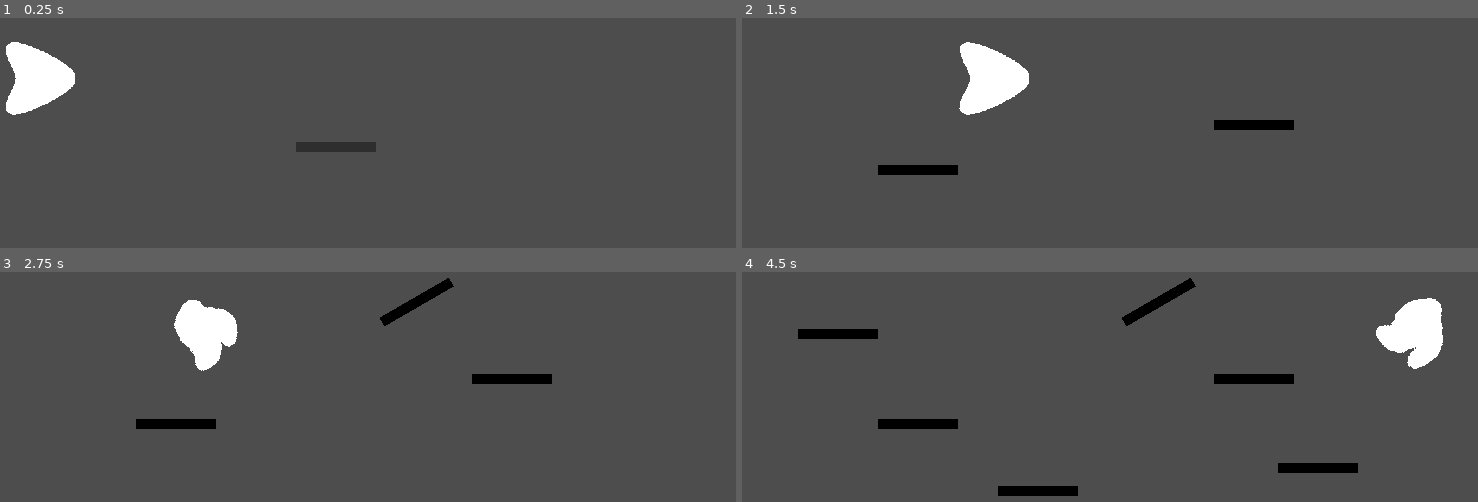
Above: before the commit, frames 1-4 (two rows, left to right).
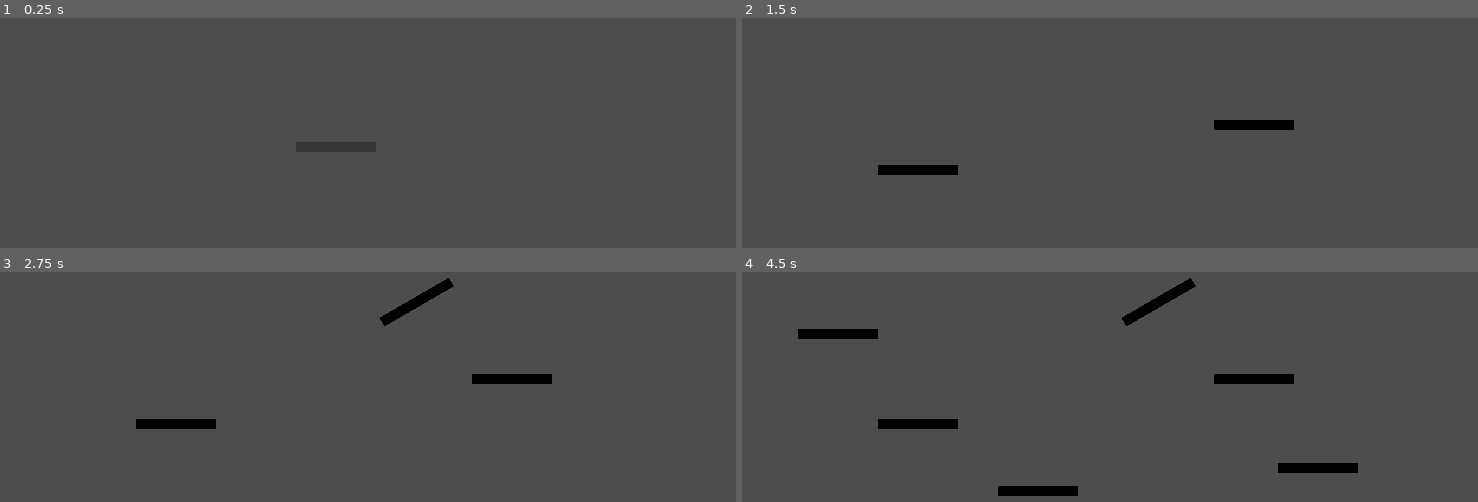
Above: after the commit, the same moments.

Repository: Silver-Ink/GameJamAirConditionner
Game: Godot game, scene res://Game.tscn
Same seed, same stepped clock (60 frames per second), same inputs: the game is played once before the commit and once after it.
Inputs (mouse positions are in pixels of both pictures, inside the frame that each line leads up to):
- Up to frame 1 (0.25 s): no input
- Up to frame 2 (1.5 s): tap Enter (ui_accept) at 0.5, 0.77 s; move the mouse to (1257, 123) at 0.52 s; hold Right (ui_right) from 0.53 s (still down); click (1257, 123) at 0.6 s; move the mouse to (918, 167) at 1.27 s; click (918, 167) at 1.35 s
- Up to frame 3 (2.75 s): tap Enter (ui_accept) at 1.52 s; move the mouse to (419, 301) at 2.02 s; release Right (ui_right) at 2.03 s; hold Left (ui_left) from 2.03 s (still down); tap Mouse wheel up (rotate_wall_left) at 2.1 s; click (419, 301) at 2.3 s
- Up to frame 4 (4.5 s): move the mouse to (1036, 490) at 2.77 s; release Left (ui_left) at 2.78 s; hold Right (ui_right) 2.78-4.28 s; tap Mouse wheel down (rotate_wall_right) at 2.85 s; tap Enter (ui_accept) at 3.02, 3.77 s; click (1036, 490) at 3.05 s; move the mouse to (1316, 467) at 3.52 s; click (1316, 467) at 3.6 s; move the mouse to (837, 331) at 4.27 s; hold Left (ui_left) from 4.28 s (still down); click (837, 331) at 4.35 s

The runs differ from the first frame. In frame 1, 2.0% of the frame differs, in the area x 0-11%, y 10-43%; in frame 2, 2.0%, in the area x 29-39%, y 10-43%; in frame 3, 1.7%; in frame 4, 1.8%.

Commit message:
feat: Walls now can't be placed on top of already existing bodies

Diff:
--- a/Game.tscn
+++ b/Game.tscn
@@ -1,8 +1,7 @@
-[gd_scene load_steps=4 format=3 uid="uid://c0vjy050wrxjr"]
+[gd_scene load_steps=3 format=3 uid="uid://c0vjy050wrxjr"]
 
 [ext_resource type="PackedScene" uid="uid://ch5s2btnrj7ne" path="res://SurvivingPlayer.tscn" id="1_nsf7f"]
 [ext_resource type="PackedScene" uid="uid://bjr0wirbic3de" path="res://WallPlacer.tscn" id="2_nw2we"]
-[ext_resource type="PackedScene" uid="uid://dgvgtscg7erlc" path="res://slime.tscn" id="3_u04jm"]
 
 [node name="Game" type="Node2D"]
 
@@ -15,6 +14,3 @@
 [node name="Camera2D" type="Camera2D" parent="."]
 anchor_mode = 0
 zoom = Vector2(2, 2)
-
-[node name="Slime" parent="." instance=ExtResource("3_u04jm")]
-position = Vector2(47, 93)
--- a/WallPlacer.tscn
+++ b/WallPlacer.tscn
@@ -1,13 +1,8 @@
-[gd_scene load_steps=3 format=3 uid="uid://bjr0wirbic3de"]
+[gd_scene load_steps=2 format=3 uid="uid://bjr0wirbic3de"]
 
 [ext_resource type="Script" path="res://wall_placer.gd" id="1_dqwkw"]
-[ext_resource type="Texture2D" uid="uid://dt16m5ba6wdyw" path="res://assets/walls/straight.png" id="2_0o8kb"]
 
 [node name="WallPlacer" type="Node2D"]
 script = ExtResource("1_dqwkw")
 
-[node name="WallPreviewSprite" type="Sprite2D" parent="."]
-modulate = Color(1, 1, 1, 0.392157)
-texture = ExtResource("2_0o8kb")
-
 [node name="WallContainer" type="Node2D" parent="."]
--- a/WallStraight.tscn
+++ b/WallStraight.tscn
@@ -9,13 +9,21 @@
 [node name="WallStraight" type="Node2D"]
 script = ExtResource("1_acu3m")
 
-[node name="StaticBody2D" type="StaticBody2D" parent="."]
-collision_layer = 3
-collision_mask = 3
+[node name="RigidBody2D" type="RigidBody2D" parent="."]
+gravity_scale = 0.0
 
-[node name="CollisionShape2D" type="CollisionShape2D" parent="StaticBody2D"]
+[node name="Area2D" type="Area2D" parent="RigidBody2D"]
+
+[node name="PreviewCollisionShape2D" type="CollisionShape2D" parent="RigidBody2D/Area2D"]
+position = Vector2(0, 0.5)
+shape = SubResource("RectangleShape2D_3ocuq")
+
+[node name="CollisionShape2D" type="CollisionShape2D" parent="RigidBody2D"]
 position = Vector2(0, 0.5)
 shape = SubResource("RectangleShape2D_3ocuq")
 
 [node name="Sprite2D" type="Sprite2D" parent="."]
 texture = ExtResource("1_jkp1i")
+
+[connection signal="body_entered" from="RigidBody2D/Area2D" to="." method="_on_preview_shape_body_entered"]
+[connection signal="body_exited" from="RigidBody2D/Area2D" to="." method="_on_preview_shape_body_exited"]
--- a/project.godot
+++ b/project.godot
@@ -19,7 +19,6 @@
 
 window/size/viewport_width=1280
 window/size/viewport_height=720
-window/size/mode=3
 window/stretch/mode="canvas_items"
 
 [input]
--- a/wall.gd
+++ b/wall.gd
@@ -1,14 +1,18 @@
-extends Node2D
+class_name Wall extends Node2D
 
 const _wall_fadeout_time := 1
 
 var _wall_sprite : Sprite2D
-var _wall_collision : StaticBody2D
+var _wall_collision : RigidBody2D
 
+var _nb_bodies_on_preview_shape : int = 0
+var _is_wall_placeable : bool = true
+
+signal wall_placeable_status ( placeable : bool )
 
 func _ready() -> void:
 	_wall_sprite = get_node("Sprite2D")
-	_wall_collision = get_node("StaticBody2D")
+	_wall_collision = get_node("RigidBody2D")
 
 func initiate_wall_destroy():
 	var tween := get_tree().create_tween()
@@ -16,3 +20,20 @@
 	tween.tween_property(_wall_sprite, "modulate", Color(_wall_sprite.modulate, 0.5), (_wall_fadeout_time / 2.0))
 	tween.tween_callback(_wall_collision.queue_free)
 	tween.tween_property(_wall_sprite, "modulate", Color(_wall_sprite.modulate, 0), (_wall_fadeout_time / 2.0))
+
+func set_to_preview_mode():
+	var collision : CollisionShape2D = _wall_collision.get_node("CollisionShape2D")
+	collision.set_deferred("disabled", true)
+
+	_wall_sprite.modulate.a = 0.3
+
+func _on_preview_shape_body_entered(body: Node2D) -> void:
+	_is_wall_placeable = false
+	wall_placeable_status.emit(false)
+	_nb_bodies_on_preview_shape += 1
+
+func _on_preview_shape_body_exited(body: Node2D) -> void:
+	_nb_bodies_on_preview_shape -= 1
+	if (_nb_bodies_on_preview_shape == 0):
+		_is_wall_placeable = true
+		wall_placeable_status.emit(true)
--- a/wall_placer.gd
+++ b/wall_placer.gd
@@ -3,15 +3,20 @@
 const _wall_rotation_possible_positions := 12
 const _wall_life_time := 10
 
-var _preview_sprite : Sprite2D
+var _preview_wall : Wall
 var _wall_container : Node2D
 var _level_camera : Camera2D
 
+var _can_place_wall : bool = true
+
 var SC_wall_straight := preload("res://WallStraight.tscn")
 
+func _ready() -> void:
+	_preview_wall = SC_wall_straight.instantiate()
+	add_child(_preview_wall)
+	_preview_wall.set_to_preview_mode()
+	_preview_wall.wall_placeable_status.connect(_handle_wall_placeable)
 
-func _ready() -> void:
-	_preview_sprite = get_node("WallPreviewSprite")
 	_wall_container = get_node("WallContainer")
 
 	_level_camera = get_node("../Camera2D")
@@ -20,7 +25,7 @@
 
 func _process(_delta: float) -> void:
 	# Following mouse
-	_preview_sprite.position = _level_camera.get_global_mouse_position() - position
+	_preview_wall.position = _level_camera.get_global_mouse_position() - position
 
 	# Handling input: wall placing
 	if (Input.is_action_just_pressed("place_wall")):
@@ -34,11 +39,22 @@
 		rotate_preview_direction = 1
 
 	if (rotate_preview_direction):
-		_preview_sprite.rotation += rotate_preview_direction * ((2*PI) / _wall_rotation_possible_positions)
+		_preview_wall.rotation += rotate_preview_direction * ((2*PI) / _wall_rotation_possible_positions)
 
 func _place_wall():
+	if (not _can_place_wall):
+		return
+
 	var new_wall := SC_wall_straight.instantiate()
-	new_wall.position = _preview_sprite.position
-	new_wall.rotation = _preview_sprite.rotation
+	new_wall.position = _preview_wall.position
+	new_wall.rotation = _preview_wall.rotation
 	_wall_container.add_child(new_wall)
 	new_wall.get_tree().create_timer(_wall_life_time).timeout.connect(new_wall.initiate_wall_destroy)
+
+func _handle_wall_placeable(is_placeable : bool):
+	if (is_placeable):
+		_preview_wall.modulate = Color(1,1,1,1)
+		_can_place_wall = true
+	else:
+		_preview_wall.modulate = Color(1,0,0,1)
+		_can_place_wall = false
